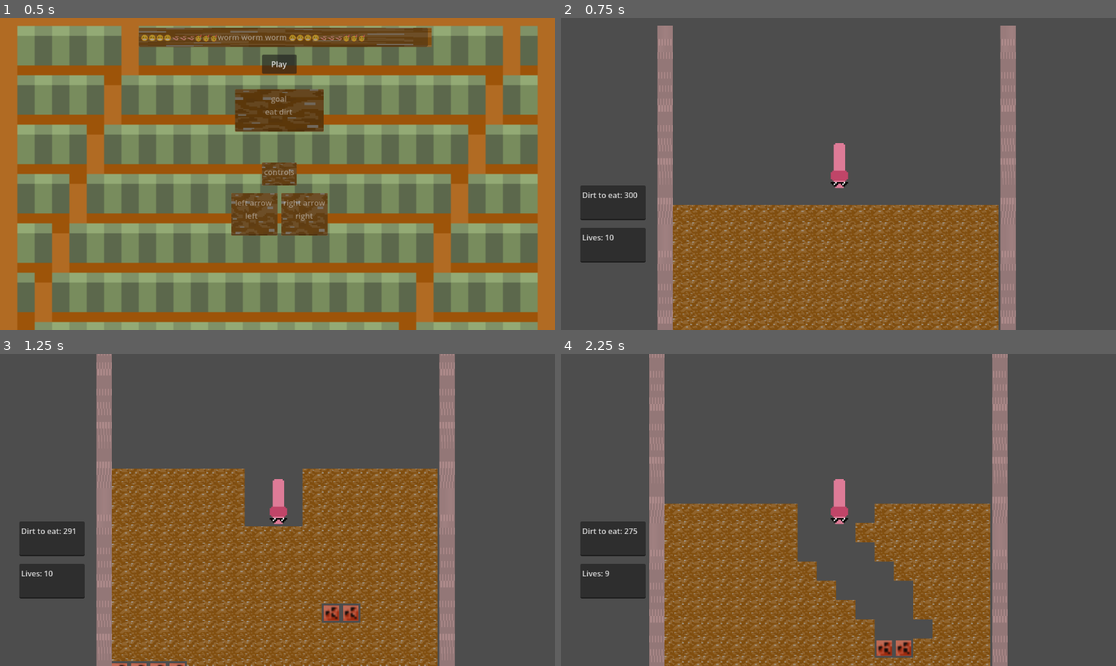
Above: before the commit, frames 1-4 (two rows, left to right).
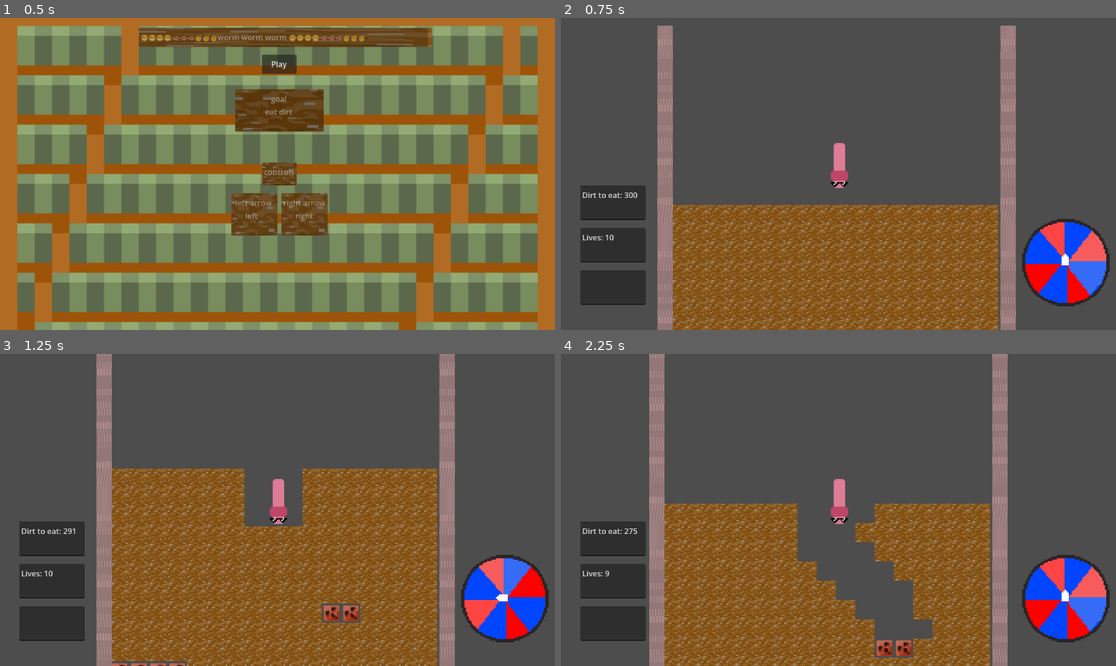
Above: after the commit, the same moments.

Repository: 24330/WORM-WORM-WORM
Game: Godot game, scene res://Menu.tscn
Two runs of this game, one before a commit and one after it. Both use one fixed random seed, a clock stepped at 60 frames per second and the inputs below.
Inputs:
- Up to frame 1 (0.5 s): no input
- Up to frame 2 (0.75 s): click "Play" at 0.5 s
- Up to frame 3 (1.25 s): no input
- Up to frame 4 (2.25 s): hold Right (ui_right) 1.28-2.03 s; tap S (STOCKS, bound only after the commit) at 1.35, 2.1 s; hold Left (ui_left) from 2.03 s (still down)

Frame 1 is identical in both runs. In frame 2, 4.8% of the frame differs, in the area x 3-99%, y 64-93%; in frame 3, 4.8%; in frame 4, 4.8%.
Error after the commit: Parse Error: Expected indented block after "if" block. (res://worm_stocks.gd:10)

Commit message:
WORM STOCKS

Diff:
--- /dev/null
+++ b/gambling_man.gd
@@ -0,0 +1,11 @@
+extends AnimatedSprite2D
+@onready var animated_sprite_2D = $"."
+
+# Called when the node enters the scene tree for the first time.
+func _ready() -> void:
+	animated_sprite_2D.play("default")
+
+
+# Called every frame. 'delta' is the elapsed time since the previous frame.
+func _process(delta: float) -> void:
+	pass
--- a/global_dirt.gd
+++ b/global_dirt.gd
@@ -3,3 +3,4 @@
 var dirt_dere = 300
 var lives = 10
 var scene = 1
+var worm_stocks = 50
--- a/main_Scene.tscn
+++ b/main_Scene.tscn
@@ -5,17 +5,56 @@
 [ext_resource type="Script" uid="uid://cd5t570kom77r" path="res://enemy.gd" id="5_g6ks6"]
 [ext_resource type="Script" uid="uid://dvv6rqqll3adg" path="res://playa.gd" id="5_tflyj"]
 [ext_resource type="Script" uid="uid://r5crbgb2rems" path="res://text_edit.gd" id="5_ubiuv"]
+[ext_resource type="Script" uid="uid://bwjmp2mxgiikm" path="res://worm_stocks.gd" id="6_b73lq"]
 [ext_resource type="Script" uid="uid://cvvo7jqavcmyd" path="res://lives.gd" id="6_tflyj"]
 [ext_resource type="Texture2D" uid="uid://c4d4efmffids4" path="res://evil_thing.png" id="7_vifsq"]
 [ext_resource type="Texture2D" uid="uid://ctfryryi2qgtc" path="res://wall or something idk.png" id="8_vifsq"]
 [ext_resource type="Script" uid="uid://vooqb71nrpal" path="res://back_to_top.gd" id="9_q3fp0"]
 [ext_resource type="Texture2D" uid="uid://mw2c81dh25py" path="res://backtotop.png" id="10_4qivu"]
+[ext_resource type="Texture2D" uid="uid://calh2nxtpwux8" path="res://GAMBLE2.png" id="11_4qivu"]
+[ext_resource type="Script" uid="uid://bm17ttermsp8p" path="res://gambling_man.gd" id="12_b73lq"]
 
 [sub_resource type="RectangleShape2D" id="RectangleShape2D_ubiuv"]
 size = Vector2(42, 42)
 
 [sub_resource type="CircleShape2D" id="CircleShape2D_g6ks6"]
 radius = 32.0
+
+[sub_resource type="AtlasTexture" id="AtlasTexture_dvvi7"]
+atlas = ExtResource("11_4qivu")
+region = Rect2(0, 0, 1216, 1216)
+
+[sub_resource type="AtlasTexture" id="AtlasTexture_e45xj"]
+atlas = ExtResource("11_4qivu")
+region = Rect2(1216, 0, 1216, 1216)
+
+[sub_resource type="AtlasTexture" id="AtlasTexture_g8n52"]
+atlas = ExtResource("11_4qivu")
+region = Rect2(0, 1216, 1216, 1216)
+
+[sub_resource type="AtlasTexture" id="AtlasTexture_8410r"]
+atlas = ExtResource("11_4qivu")
+region = Rect2(1216, 1216, 1216, 1216)
+
+[sub_resource type="SpriteFrames" id="SpriteFrames_inu5y"]
+animations = [{
+"frames": [{
+"duration": 1.0,
+"texture": SubResource("AtlasTexture_dvvi7")
+}, {
+"duration": 1.0,
+"texture": SubResource("AtlasTexture_e45xj")
+}, {
+"duration": 1.0,
+"texture": SubResource("AtlasTexture_g8n52")
+}, {
+"duration": 1.0,
+"texture": SubResource("AtlasTexture_8410r")
+}],
+"loop": true,
+"name": &"default",
+"speed": 5.0
+}]
 
 [sub_resource type="RectangleShape2D" id="RectangleShape2D_tflyj"]
 size = Vector2(32, 32)
@@ -1604,7 +1643,6 @@
 [node name="Playa" type="CharacterBody2D" parent="." unique_id=1204611772 groups=["player"]]
 position = Vector2(608, 8)
 script = ExtResource("5_tflyj")
-metadata/_edit_group_ = true
 
 [node name="Sprite2D" type="Sprite2D" parent="Playa" unique_id=1642465474]
 position = Vector2(8.000019, -16.000002)
@@ -1628,7 +1666,6 @@
 offset_right = -400.0
 offset_bottom = 96.0
 script = ExtResource("5_ubiuv")
-metadata/_edit_use_anchors_ = true
 
 [node name="lives" type="TextEdit" parent="Playa/Camera2D" unique_id=1603021979]
 z_index = 10
@@ -1637,7 +1674,24 @@
 offset_right = -400.0
 offset_bottom = 184.0
 script = ExtResource("6_tflyj")
-metadata/_edit_use_anchors_ = true
+
+[node name="Worm stocks" type="TextEdit" parent="Playa" unique_id=586175413]
+offset_left = -536.0
+offset_top = 200.0
+offset_right = -400.0
+offset_bottom = 272.0
+script = ExtResource("6_b73lq")
+
+[node name="Timer" type="Timer" parent="Playa/Worm stocks" unique_id=1083044484]
+wait_time = 0.517
+autostart = true
+
+[node name="Gambling man" type="AnimatedSprite2D" parent="Playa" unique_id=1830903876]
+z_index = 100
+position = Vector2(472, 184)
+scale = Vector2(0.16447368, 0.16447368)
+sprite_frames = SubResource("SpriteFrames_inu5y")
+script = ExtResource("12_b73lq")
 
 [node name="Enemy" type="Node2D" parent="." unique_id=1839517401]
 
@@ -2519,6 +2573,7 @@
 scale = Vector2(0.058823526, 0.058823746)
 sprite_frames = SubResource("SpriteFrames_dvvi7")
 
+[connection signal="timeout" from="Playa/Worm stocks/Timer" to="Playa/Worm stocks" method="_on_timer_timeout"]
 [connection signal="area_entered" from="Enemy/Enemy1/Area2D" to="Enemy/Enemy1" method="_on_area_2d_area_entered"]
 [connection signal="area_entered" from="Enemy/Enemy2/Area2D" to="Enemy/Enemy2" method="_on_area_2d_area_entered"]
 [connection signal="area_entered" from="Enemy/Enemy3/Area2D" to="Enemy/Enemy3" method="_on_area_2d_area_entered"]
--- a/project.godot
+++ b/project.godot
@@ -23,6 +23,14 @@
 
 player=""
 
+[input]
+
+STOCKS={
+"deadzone": 0.2,
+"events": [Object(InputEventKey,"resource_local_to_scene":false,"resource_name":"","device":-1,"window_id":0,"alt_pressed":false,"shift_pressed":false,"ctrl_pressed":false,"meta_pressed":false,"pressed":false,"keycode":0,"physical_keycode":83,"key_label":0,"unicode":115,"location":0,"echo":false,"script":null)
+]
+}
+
 [physics]
 
 3d/physics_engine="Jolt Physics"
--- /dev/null
+++ b/worm_stocks.gd
@@ -0,0 +1,18 @@
+extends TextEdit
+
+
+# Called when the node enters the scene tree for the first time.
+
+
+# Called every frame. 'delta' is the elapsed time since the previous frame.
+func _process(delta: float) -> void:
+	text = "Worm stocks: " + str(GlobalDirt.worm_stocks)
+	if Input.is_action_just_pressed("STOCKS"):
+
+
+
+func _on_timer_timeout() -> void:
+	if randf() < 0.5:
+		GlobalDirt.worm_stocks += 10
+	else:
+		GlobalDirt.worm_stocks -= 10
Binary file added: GAMBLE2.png
Not shown, added: GAMBLE2.png.import
Not shown, added: gambling_man.gd.uid
Not shown, added: worm_stocks.gd.uid
